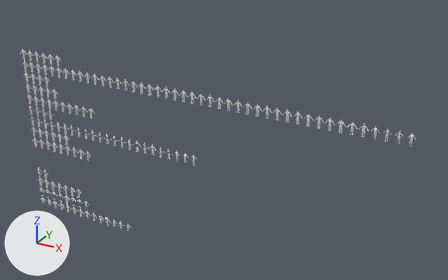
A saved change to the Blender file Attires_Modular/Attires_ALL.blend.
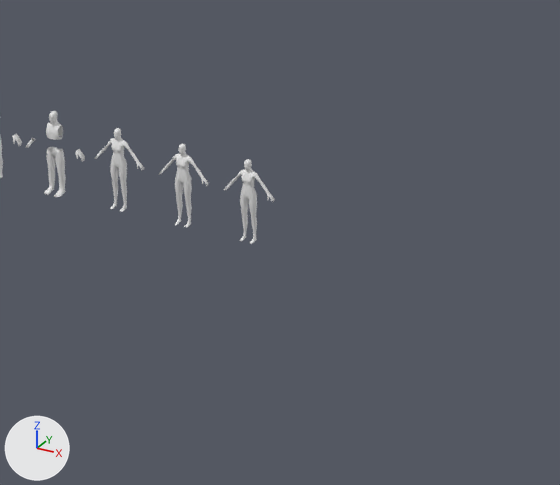
The first picture shows the older version from a camera (50 mm lens) standing at (78.1, -72.4, 57.5) and looking at (36.1, 3.9, 19.3). The close-ups show the older and then the newer version on the part from 36% to 52% of the width and 48% to 70% of the height of that picture. Only the edits that show in the close-ups are written down. The axes (+X, +Y, +Z) are drawn at lower left. The lights are the same throughout.

Names of what the first close-up shows: 'FemaleModel.007', 'FemaleModel.008', 'FemaleModel.009', 'PlayerModel.125' and 1 more.
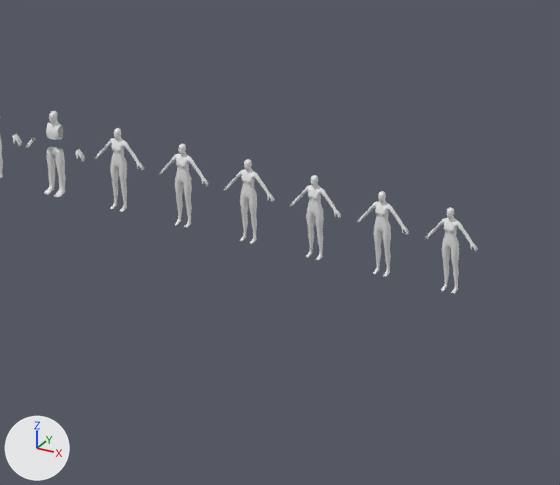
What differs and where, as boxes [x1, y1, x2, y2] in the close-ups (560 x 485 px):
'FemaleModel.013', added: after [425, 208, 478, 294]
'FemaleModel.012', added: after [357, 191, 409, 277]
'FemaleModel.010', added: after [290, 175, 341, 260]

What changed in the scene script:
```text
Add ob_femalemodel_013:
    ob_femalemodel_013 = bpy.data.objects.new('FemaleModel.013', me_body_female_clothes_normal_004)
    ob_femalemodel_013.location = (37.5, 0.0, 16.0)
Add ob_femalemodel_012:
    ob_femalemodel_012 = bpy.data.objects.new('FemaleModel.012', me_body_female_clothes_normal_004)
    ob_femalemodel_012.location = (36.0, 0.0, 16.0)
Add ob_femalemodel_010:
    ob_femalemodel_010 = bpy.data.objects.new('FemaleModel.010', me_body_female_clothes_normal_004)
    ob_femalemodel_010.location = (34.5, 0.0, 16.0)
```
